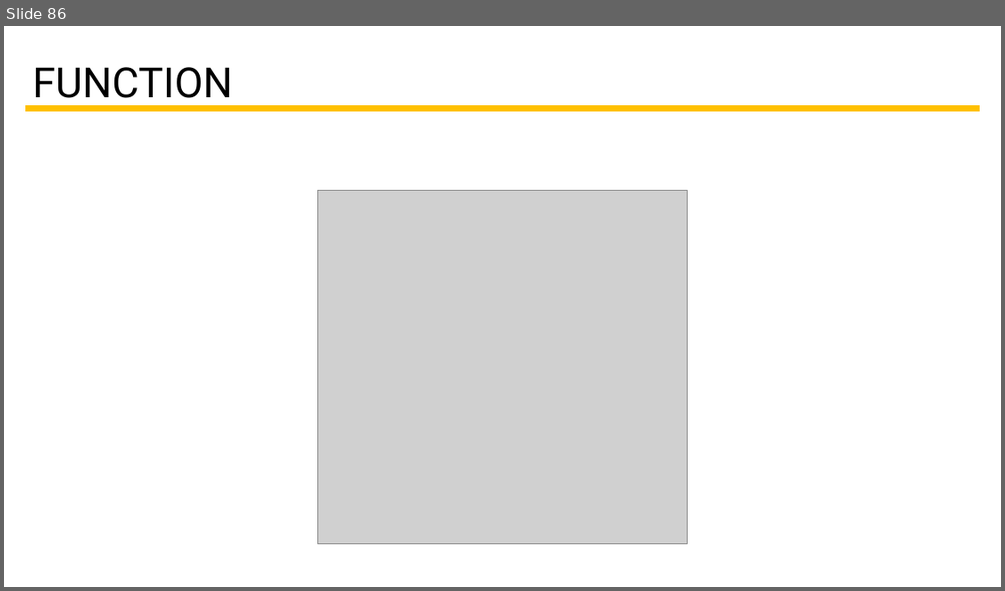
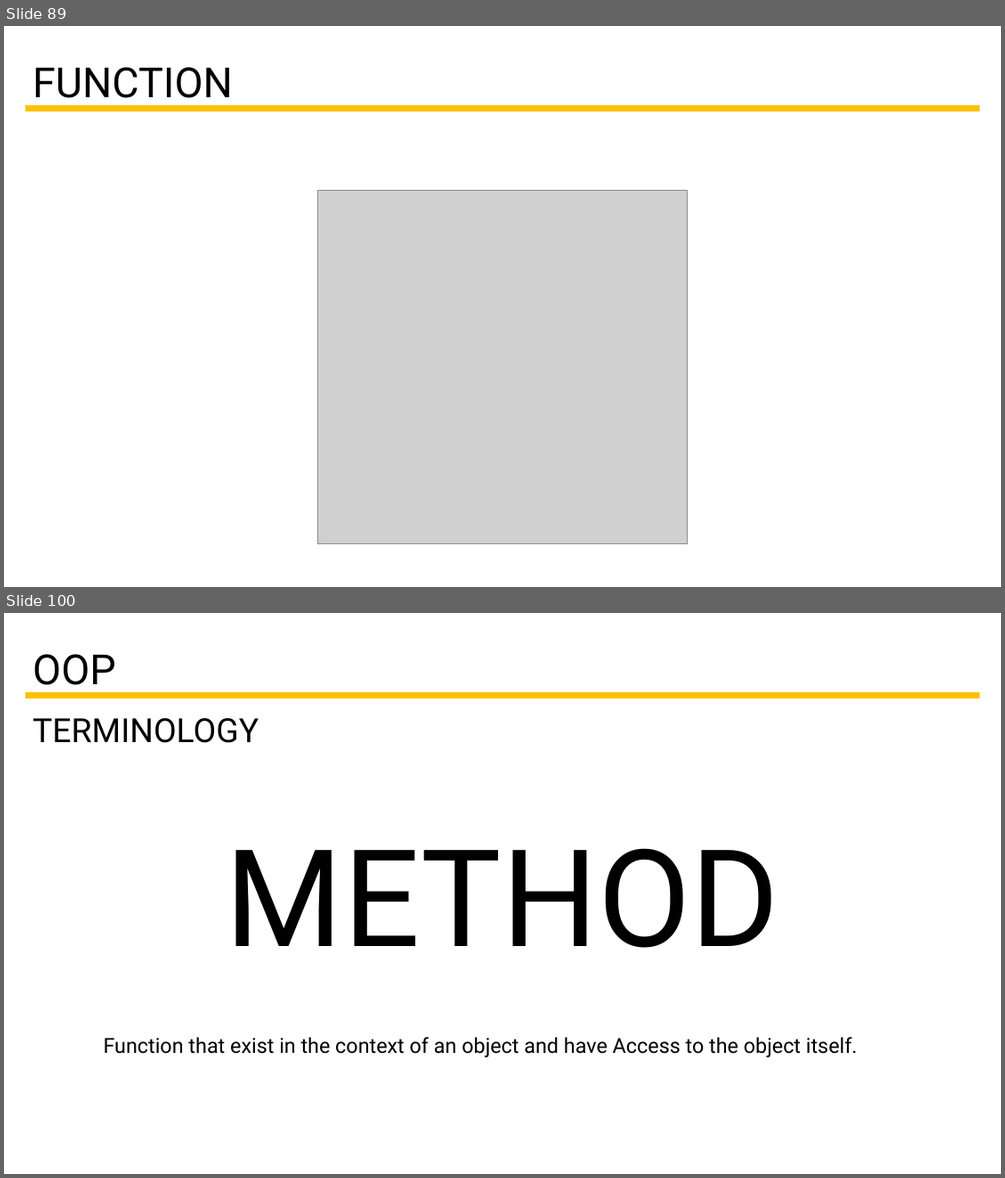
Before and after one commit to tcorral/Javascript_Ironhack, a slide deck: Slides/Presentación Javascript.pptx. Shown one above the other, each under a label of ours: slide 86 before the commit, slides 89 and 100 after it; the slides between them are not shown. The pictures are 1005x591 and 1005x1178 pixels, drawn with LibreOffice and Linux fonts; fonts in the diff are those of the drawing; grey boxes stand for pictures. Boxes give left, top, right and bottom in pixels: in the first picture for what was removed or moved away, otherwise in the second. Text is boxed around its words. In the diff, an @@ line names an element or a change of style, - is before the commit and + after.

```diff
--- a/Slides/Presentación Javascript.pptx
+++ b/Slides/Presentación Javascript.pptx
@@ slide 100 added at [4,613,1001,1174], background #FFFFFF @@
@@ text added at [32,654,116,694], 40 pt, text #000000 @@
+OOP
@@ line added from (25, 696) to (979, 696), #FFC000 6 pt @@
@@ text added at [32,718,259,743], 32 pt, text #000000 @@
+TERMINOLOGY
@@ text added at [226,848,779,948], 130 pt, text #000000 @@
+METHOD
@@ text added at [104,1037,858,1057], 20 pt, text #000000 @@
+Function that exist in the context of an object and have Access to the object itself.
@@ what was slide 86 is now slide 89 @@
```
Also in this commit, not shown: 23 other slides added, 15 other files.
